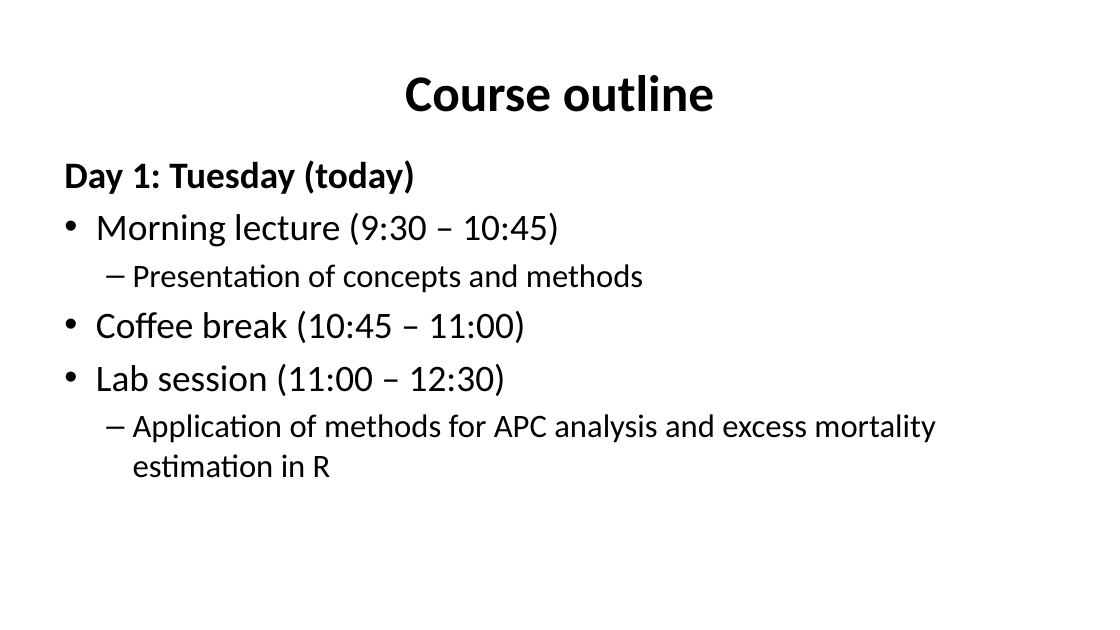
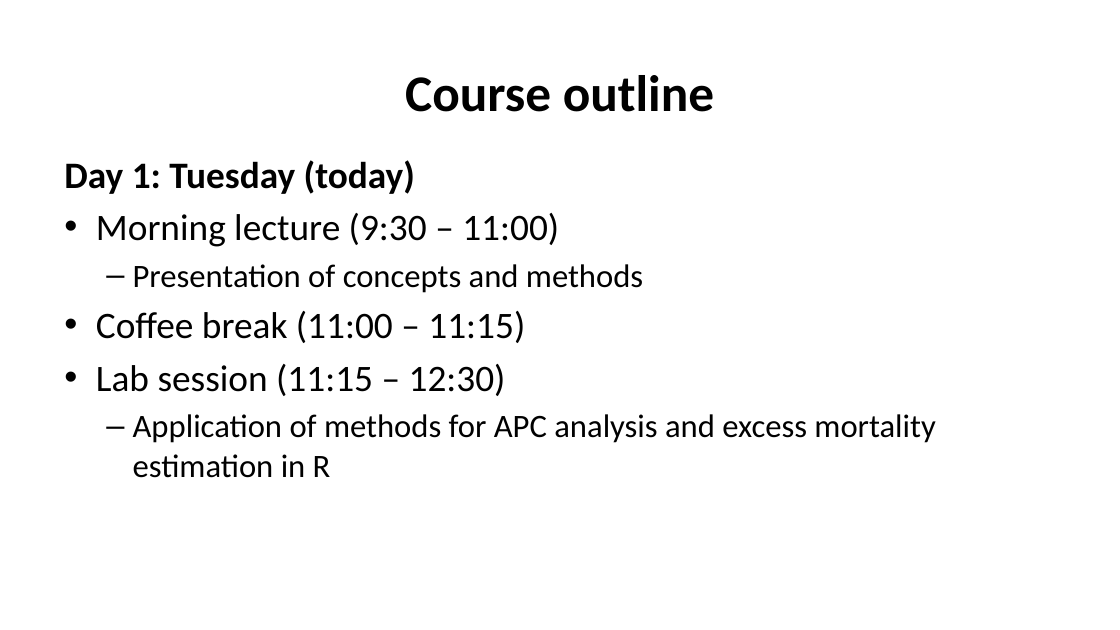
Before and after one commit to kikeacosta/edsd26_apc, a slide deck: slide 2 of slides/01_mortality_trends.pptx. Drawn at 1120x630 pixels with LibreOffice and Linux fonts; fonts in the diff are those of the drawing. Boxes give left, top, right and bottom in pixels: in the first picture for what was removed or moved away, otherwise in the second. Text is boxed around its words. In the diff, an @@ line names an element or a change of style, - is before the commit and + after.

```diff
--- a/slides/01_mortality_trends.pptx
+++ b/slides/01_mortality_trends.pptx
@@ text at (96,213,559,247): text changed @@
-• Morning lecture (9:30 – 10:45)
+• Morning lecture (9:30 – 11:00)
@@ text at (96,311,525,396): text changed @@
-• Coffee break (10:45 – 11:00)
-• Lab session (11:00 – 12:30)
+• Coffee break (11:00 – 11:15)
+• Lab session (11:15 – 12:30)
```
Also in this commit, not shown: 12 other slides changed, 1 slide added, 1 slide removed, 2 other files.
